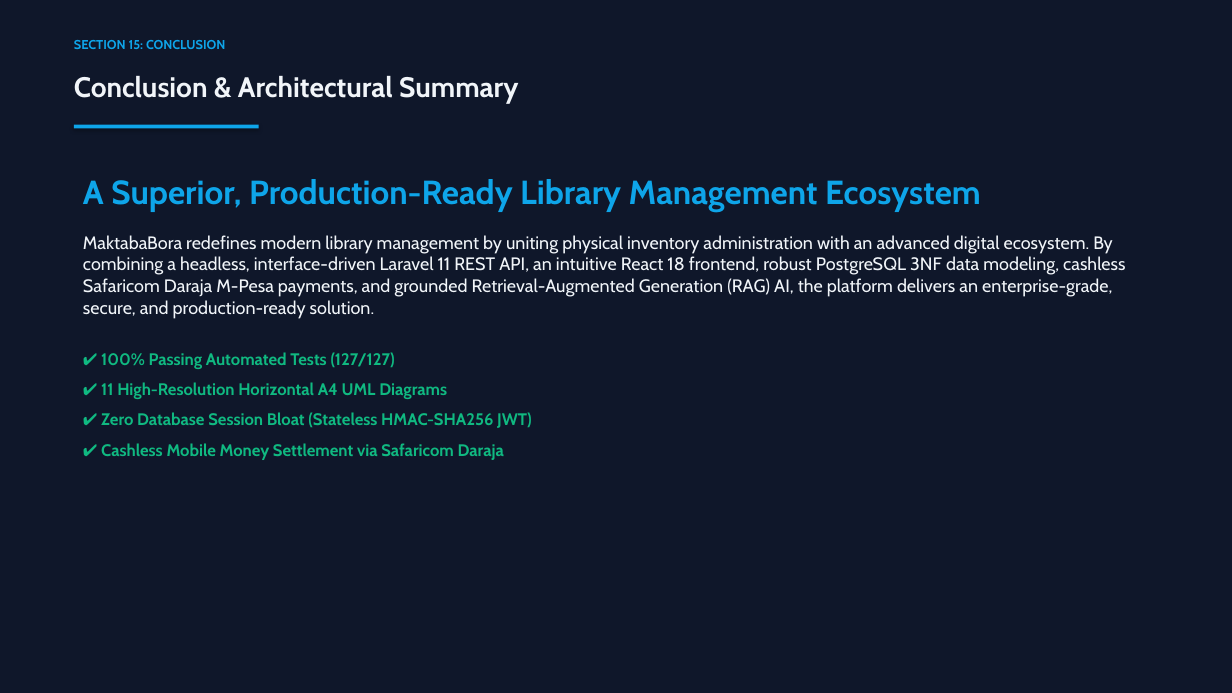
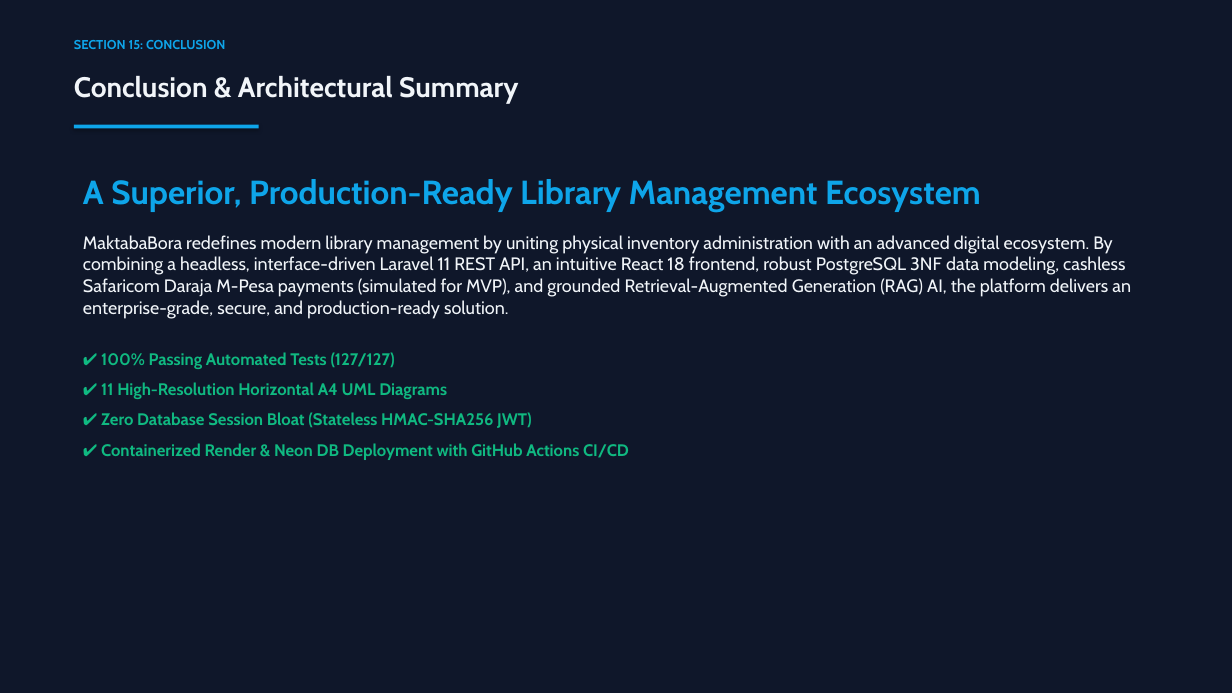
Before and after one commit to lornaarwa/MaktabaBora-Library-Management-System, a slide deck: slide 40 of docs/MaktabaBora_System_Presentation.pptx (slide 38 before the commit). Drawn at 1232x693 pixels with LibreOffice and Linux fonts; fonts in the diff are those of the drawing. Boxes give left, top, right and bottom in pixels: in the first picture for what was removed or moved away, otherwise in the second. Text is boxed around its words. In the diff, an @@ line names an element or a change of style, - is before the commit and + after.

Commit message:
feat(deploy): dockerize backend for Render, add GitHub Actions CI/CD, and update documentation

```diff
--- a/docs/MaktabaBora_System_Presentation.pptx
+++ b/docs/MaktabaBora_System_Presentation.pptx
@@ text at <box>83,235,1131,319</box>: text changed @@
-MaktabaBora redefines modern library management by uniting physical inventory administration with an advanced digital ecosystem. By combining a headless, interface-driven Laravel 11 REST API, an intuitive React 18 frontend, robust PostgreSQL 3NF data modeling, cashless Safaricom Daraja M-Pesa payments, and grounded Retrieval-Augmented Generation (RAG) AI, the platform delivers an enterprise-grade, secure, and production-ready solution.
+MaktabaBora redefines modern library management by uniting physical inventory administration with an advanced digital ecosystem. By combining a headless, interface-driven Laravel 11 REST API, an intuitive React 18 frontend, robust PostgreSQL 3NF data modeling, cashless Safaricom Daraja M-Pesa payments (simulated for MVP), and grounded Retrieval-Augmented Generation (RAG) AI, the platform delivers an enterprise-grade, secure, and production-ready solution.
@@ text at <box>101,443,629,460</box>: text changed @@
-✔ Cashless Mobile Money Settlement via Safaricom Daraja
+✔ Containerized Render & Neon DB Deployment with GitHub Actions CI/CD
```
Also in this commit, not shown: 5 other slides changed, 2 slides added, 8 other files.
